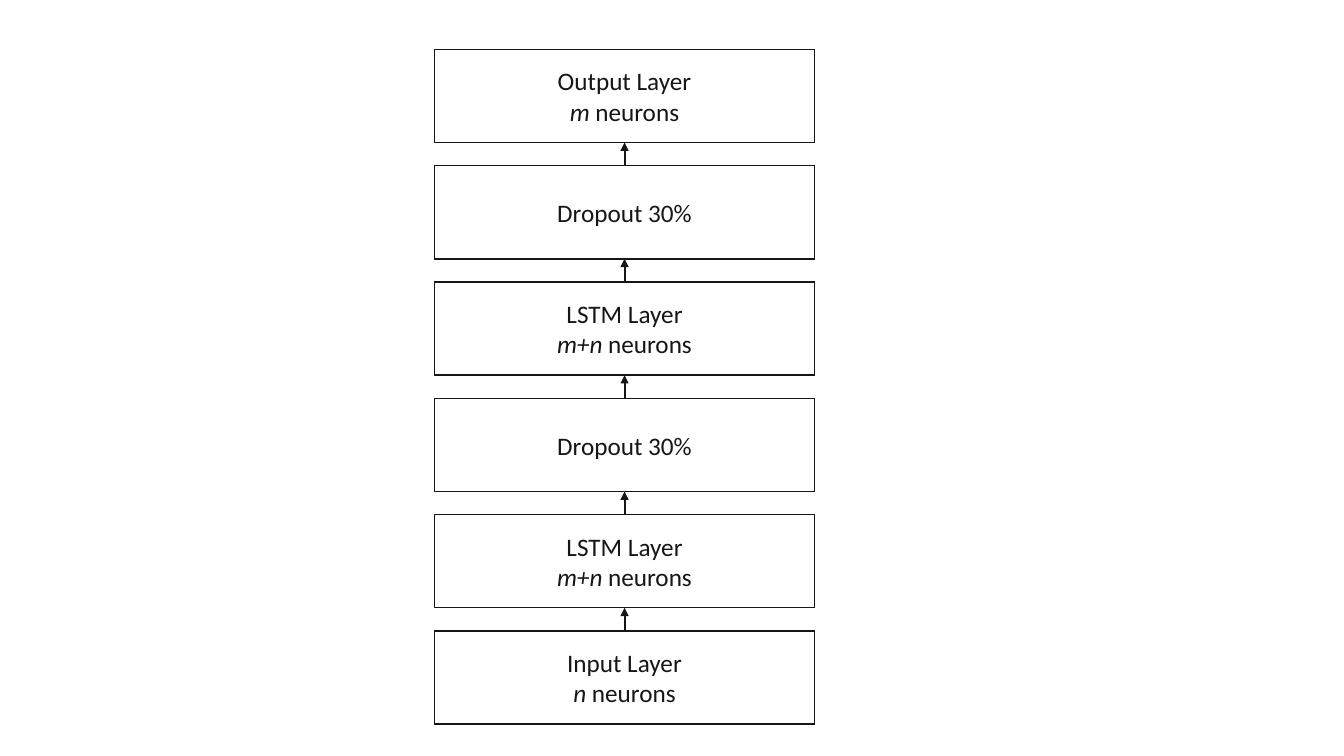
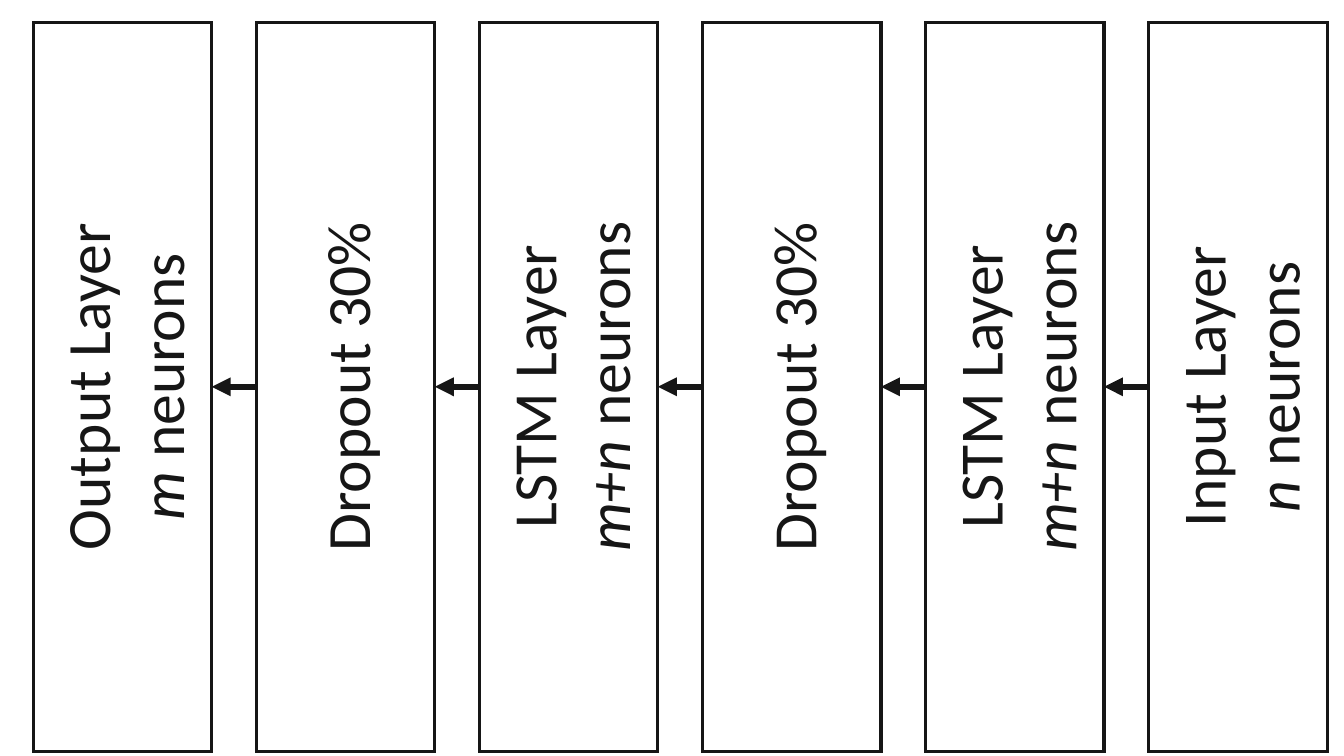
Before and after one commit to flxw/master-thesis-latex, a slide deck: slide 2 of gfx/Thesis figures.pptx. Drawn at 1344x756 pixels with LibreOffice and Linux fonts; fonts in the diff are those of the drawing. Boxes give left, top, right and bottom in pixels: in the first picture for what was removed or moved away, otherwise in the second. Text is boxed around its words. In the diff, an @@ line names an element or a change of style, - is before the commit and + after.

```diff
--- a/gfx/Thesis figures.pptx
+++ b/gfx/Thesis figures.pptx
@@ size 18 to 44 pt; outline #161616 1 pt to #161616 2.25 pt; rotation 0 to 270 degrees in 6 elements at bbox=[480, 22, 658, 751], bbox=[703, 22, 881, 751], bbox=[926, 22, 1104, 751], bbox=[256, 22, 435, 751], bbox=[1149, 22, 1328, 751], bbox=[33, 22, 212, 751] @@
@@ arrow removed from (625, 165) to (625, 142) @@
@@ arrow removed from (625, 282) to (625, 259) @@
@@ arrow added from (256, 387) to (212, 387), #161616 4.5 pt @@
@@ arrow added from (480, 387) to (435, 387), #161616 4.5 pt @@
@@ arrow moved from (625, 398) - (625, 375) to (703, 387) - (658, 387) @@
@@ arrow (703, 387) - (658, 387): stroke #161616 1.5 pt to #161616 4.5 pt @@
@@ arrow added from (926, 387) to (881, 387), #161616 4.5 pt @@
@@ arrow added from (1149, 387) to (1104, 387), #161616 4.5 pt @@
@@ arrow removed from (625, 515) to (625, 492) @@
@@ arrow removed from (625, 631) to (625, 608) @@
```
Also in this commit, not shown: 4 other slides changed, 25 other files.
